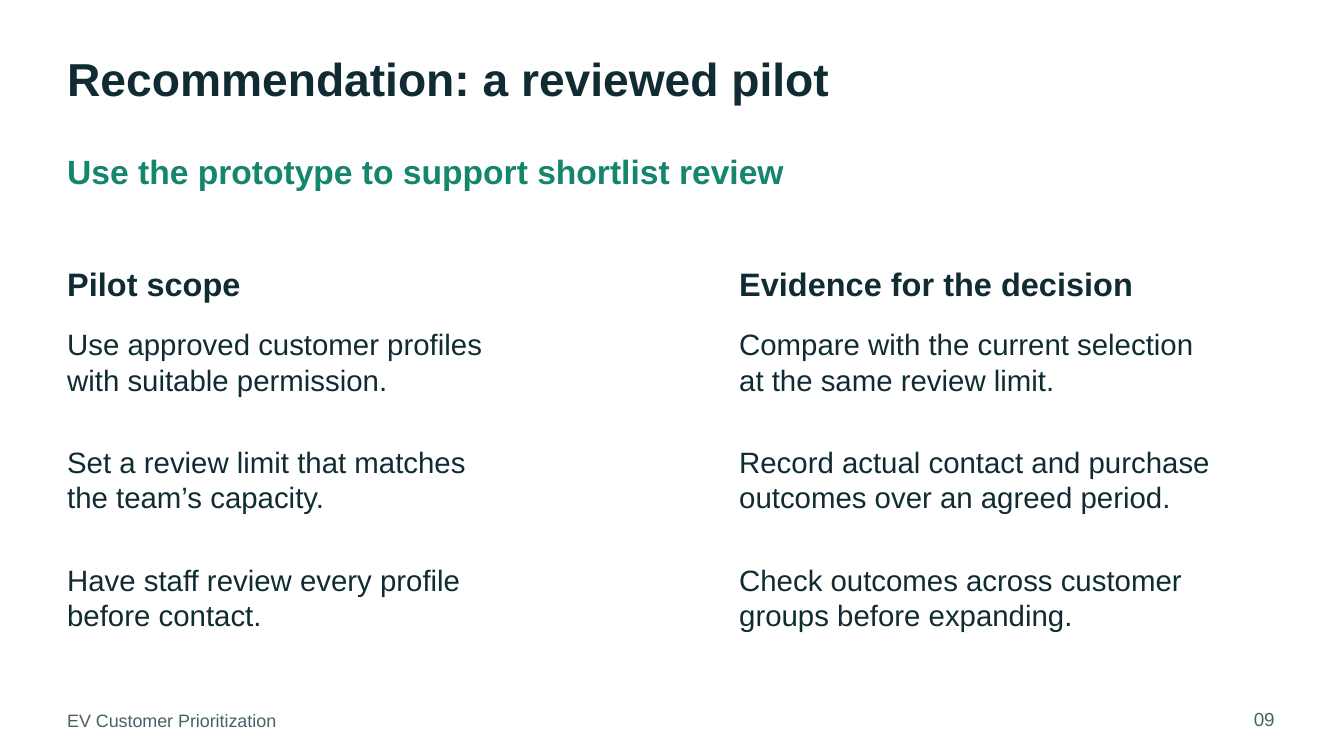
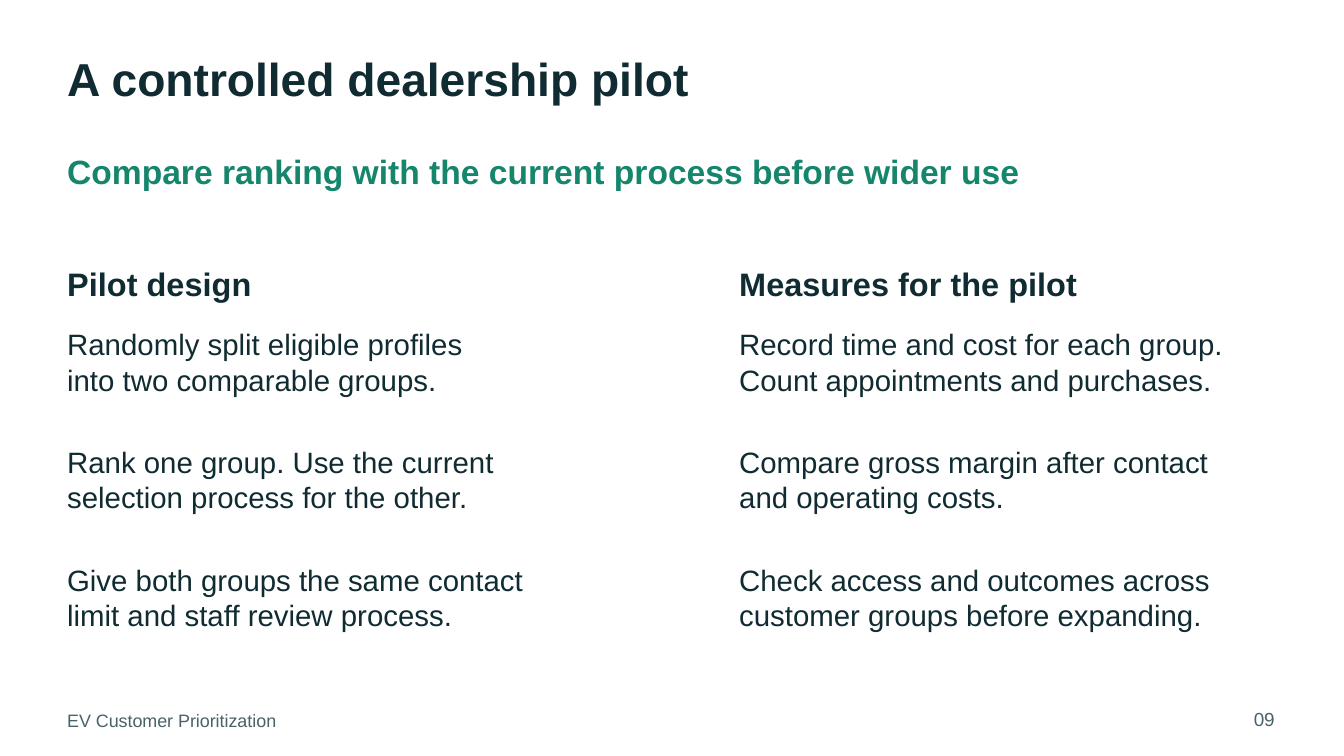
Before and after one commit to Nuquynhchaunguyen/ev-customer-prioritization, a slide deck: slide 9 of docs/P2/EV_Customer_Prioritization_Stakeholder_Presentation.pptx. Drawn at 1344x756 pixels with LibreOffice and Linux fonts; fonts in the diff are those of the drawing. Boxes give left, top, right and bottom in pixels: in the first picture for what was removed or moved away, otherwise in the second. Text is boxed around its words. In the diff, an @@ line names an element or a change of style, - is before the commit and + after.

```diff
--- a/docs/P2/EV_Customer_Prioritization_Stakeholder_Presentation.pptx
+++ b/docs/P2/EV_Customer_Prioritization_Stakeholder_Presentation.pptx
@@ text at box(67, 62, 688, 106): text changed @@
-Recommendation: a reviewed pilot
+A controlled dealership pilot
@@ text at box(67, 159, 1019, 191): text changed @@
-Use the prototype to support shortlist review
+Compare ranking with the current process before wider use
@@ text at box(67, 272, 252, 302): text changed @@
-Pilot scope
+Pilot design
@@ text at box(739, 272, 1077, 302): text changed @@
-Evidence for the decision
+Measures for the pilot
@@ text at box(67, 333, 463, 397): text changed @@
-Use approved customer profiles
-with suitable permission.
+Randomly split eligible profiles
+into two comparable groups.
@@ text at box(739, 333, 1222, 397): text changed @@
-Compare with the current selection
-at the same review limit.
+Record time and cost for each group.
+Count appointments and purchases.
@@ text at box(67, 451, 493, 514): text changed @@
-Set a review limit that matches
-the team’s capacity.
+Rank one group. Use the current
+selection process for the other.
@@ text at box(739, 451, 1208, 514): text changed @@
-Record actual contact and purchase
-outcomes over an agreed period.
+Compare gross margin after contact
+and operating costs.
@@ text at box(67, 569, 523, 632): text changed @@
-Have staff review every profile
-before contact.
+Give both groups the same contact
+limit and staff review process.
@@ text at box(739, 569, 1210, 632): text changed @@
-Check outcomes across customer
-groups before expanding.
+Check access and outcomes across
+customer groups before expanding.
```
Also in this commit, not shown: 6 other slides changed, 3 other files.
